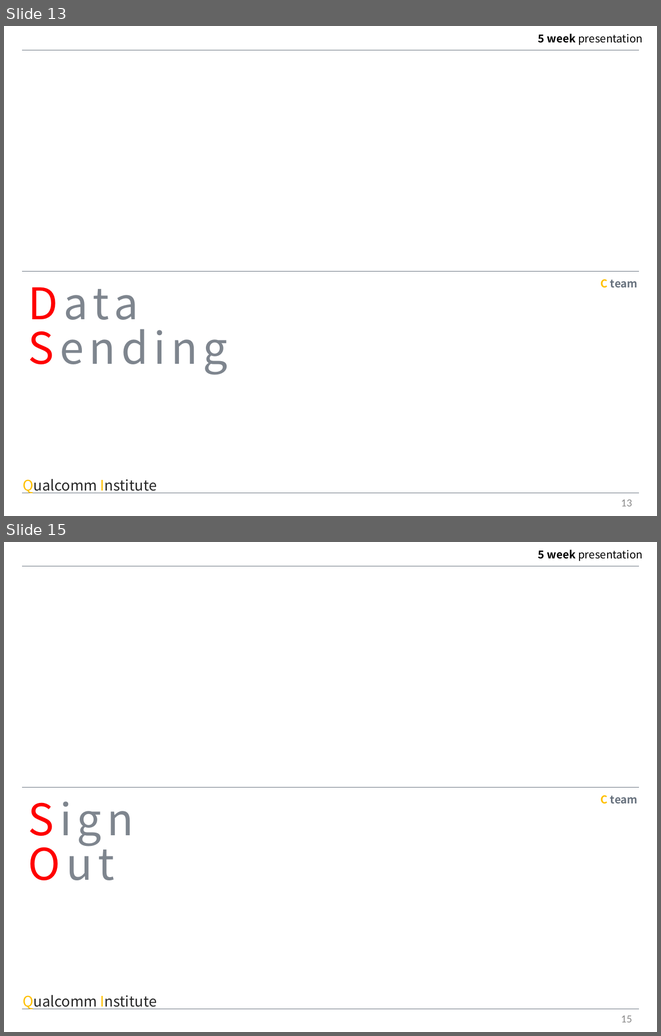
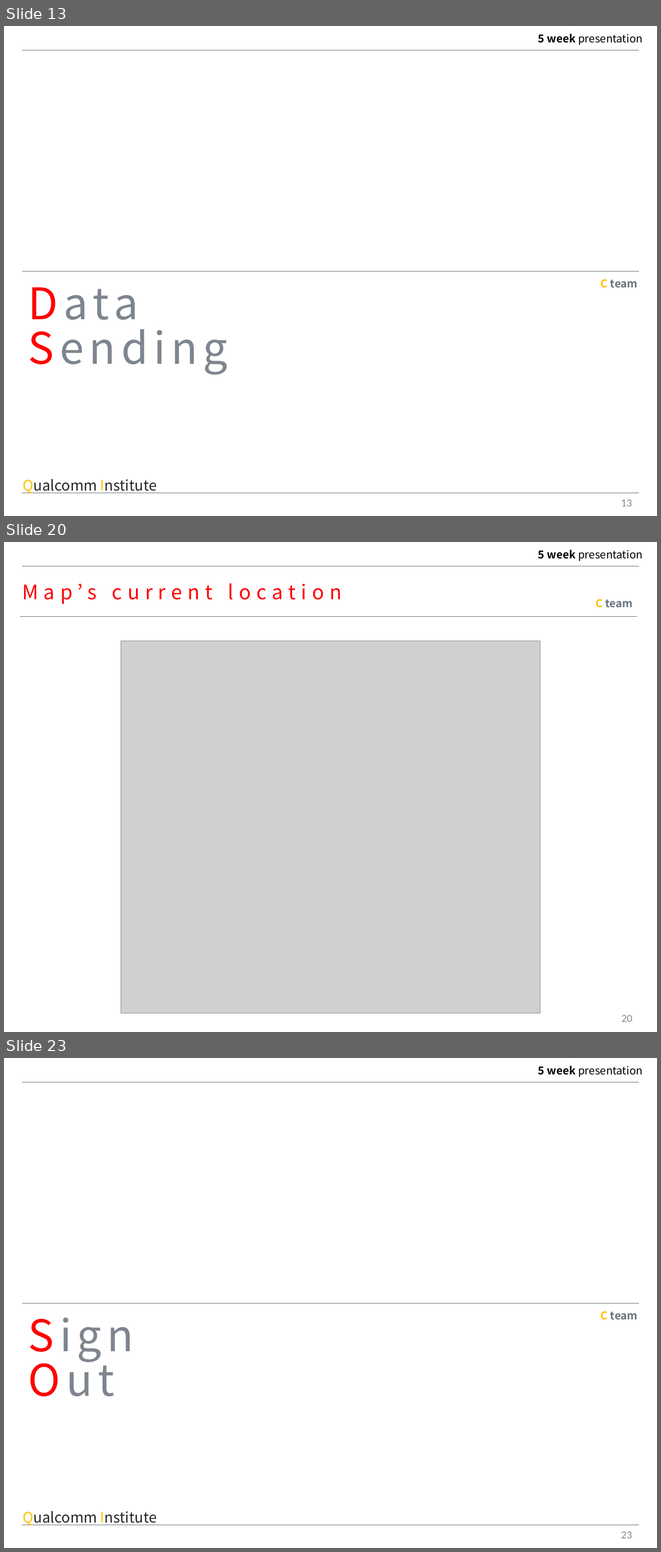
Before and after one commit to MAENGSOOHOON/summer2017IoT, a slide deck: 5week/PPT/5week.pptx. Shown one above the other, each under a label of ours: slides 13 and 15 before the commit, slides 13, 20 and 23 after it; the slides between them are not shown. The pictures are 661x1036 and 661x1552 pixels, drawn with LibreOffice and Linux fonts; fonts in the diff are those of the drawing; grey boxes stand for pictures. Boxes give left, top, right and bottom in pixels: in the first picture for what was removed or moved away, otherwise in the second. Text is boxed around its words. In the diff, an @@ line names an element or a change of style, - is before the commit and + after.

```diff
--- a/5week/PPT/5week.pptx
+++ b/5week/PPT/5week.pptx
@@ slide 20 added at [4, 542, 657, 1032], background #FFFFFF; not listed: 2 template elements that a slide beside it also shows @@
@@ text added at [22, 583, 342, 604], 22 pt, text #FF0000 @@
+Map’s current location
@@ text added at [595, 599, 633, 608], 12 pt, text #68727E, bold @@
+C team
@@ line added from (20, 616) to (637, 616), #68727E 0.25 pt @@
@@ picture added at [121, 641, 540, 1013] @@
@@ page number added at [621, 1015, 633, 1022], 12 pt, text #8C8C8C @@
+20
@@ what was slide 15 is now slide 23 @@
@@ page number at [621, 1531, 632, 1538]: text changed @@
-15
+23
```
Also in this commit, not shown: 5 slides changed, 8 other slides added, 1 slide removed, 4 other files.
